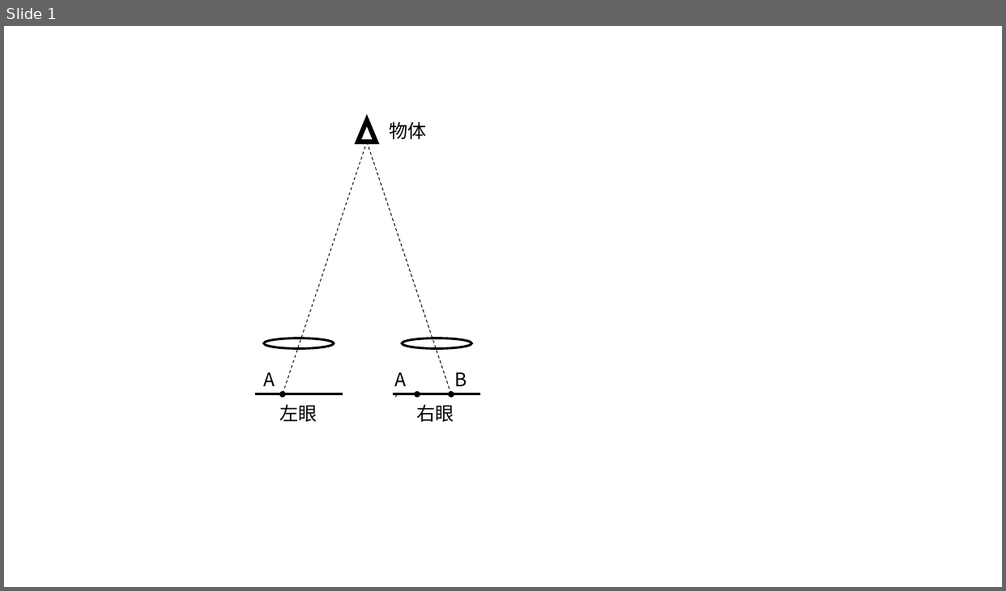
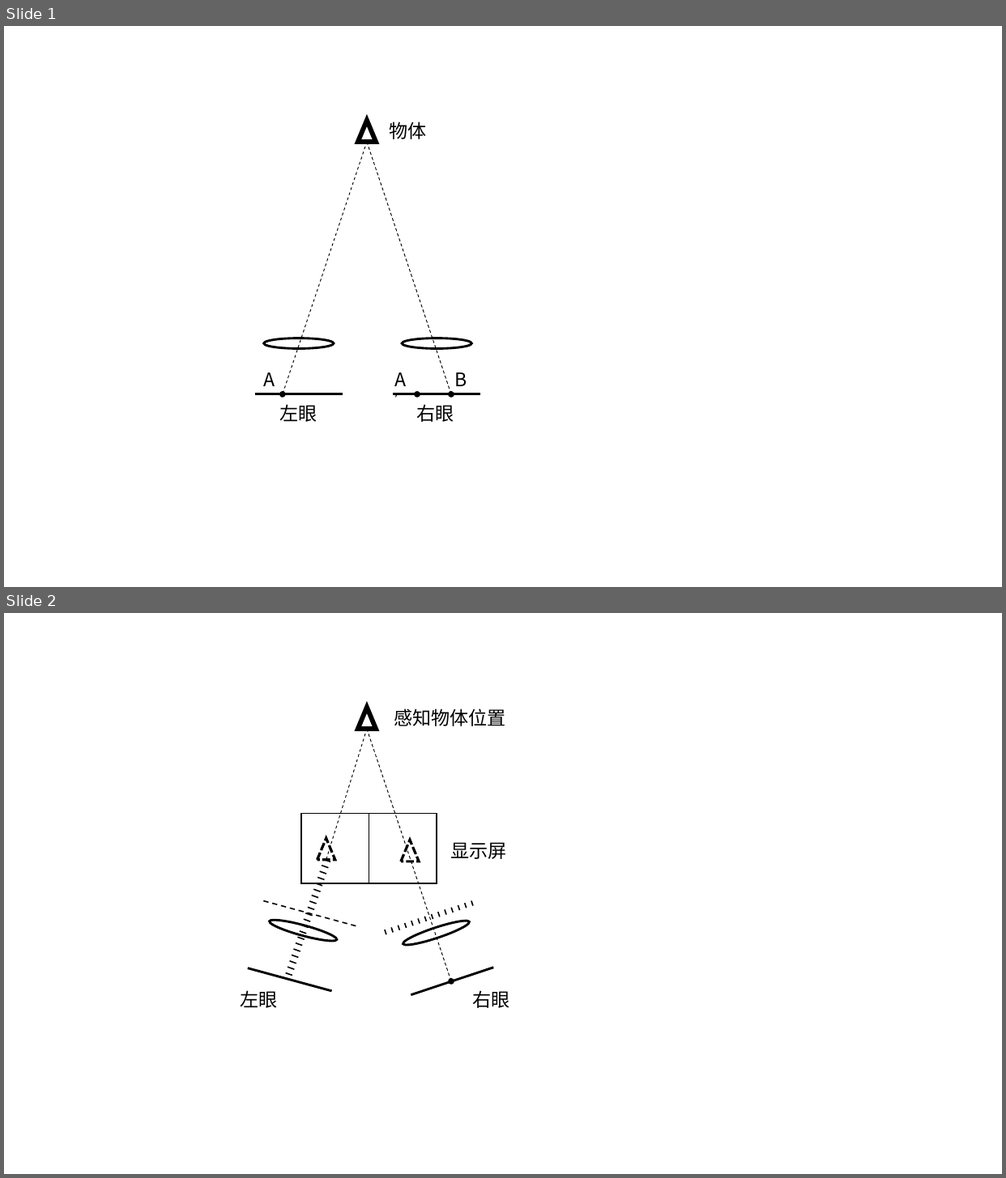
Before and after one commit to jiacai-wang/GradPaper, a slide deck: 文档/各种图.pptx. Shown one above the other, each under a label of ours: slide 1 before the commit, slides 1 and 2 after it. The pictures are 1006x591 and 1006x1178 pixels, drawn with LibreOffice and Linux fonts; fonts in the diff are those of the drawing. Boxes give left, top, right and bottom in pixels: in the first picture for what was removed or moved away, otherwise in the second. Text is boxed around its words. In the diff, an @@ line names an element or a change of style, - is before the commit and + after.

```diff
--- a/文档/各种图.pptx
+++ b/文档/各种图.pptx
@@ slide 2 added at (x1=4, y1=613, x2=1002, y2=1174), background #FFFFFF @@
@@ triangle added at (x1=358, y1=707, x2=376, y2=729), outline #000000 4.5 pt @@
@@ text added at (x1=394, y1=709, x2=506, y2=726), 18 pt, text #000000 @@
+感知物体位置
@@ line added from (367, 729) to (326, 860), #000000 0.75 pt dashed @@
@@ arrow added from (367, 729) to (451, 982), #000000 0.75 pt dashed @@
@@ rectangle added at (x1=301, y1=814, x2=437, y2=884), outline #000000 1.5 pt @@
@@ line added from (369, 814) to (369, 884), #000000 1 pt @@
@@ triangle added at (x1=317, y1=838, x2=335, y2=860), outline #000000 2.5 pt dashed @@
@@ triangle added at (x1=401, y1=840, x2=419, y2=862), outline #000000 2.5 pt dashed @@
@@ text added at (x1=450, y1=842, x2=506, y2=859), 18 pt, text #000000 @@
+显示屏
@@ group added at (x1=286, y1=859, x2=330, y2=975): 20 lines @@
@@ line added from (264, 901) to (356, 926), #000000 1.25 pt dashed @@
@@ group added at (x1=385, y1=901, x2=493, y2=995): 15 lines, 1 ellipse @@
@@ ellipse added at (x1=268, y1=916, x2=338, y2=944), outline #000000 2.25 pt @@
@@ line added from (248, 969) to (332, 991), #000000 2.25 pt @@
@@ text added at (x1=241, y1=990, x2=278, y2=1008), 18 pt, text #000000 @@
+左眼
@@ text added at (x1=472, y1=990, x2=509, y2=1008), 18 pt, text #000000 @@
+右眼
```
Also in this commit, not shown: 2 other files.
